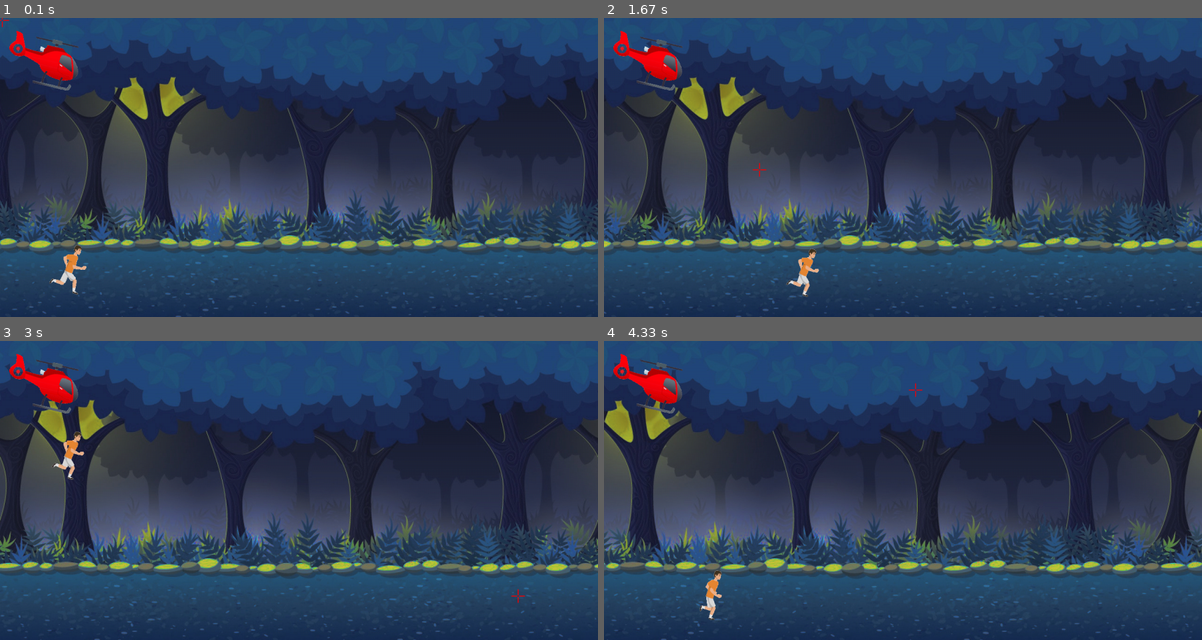
Above: before the commit, frames 1-4 (two rows, left to right).
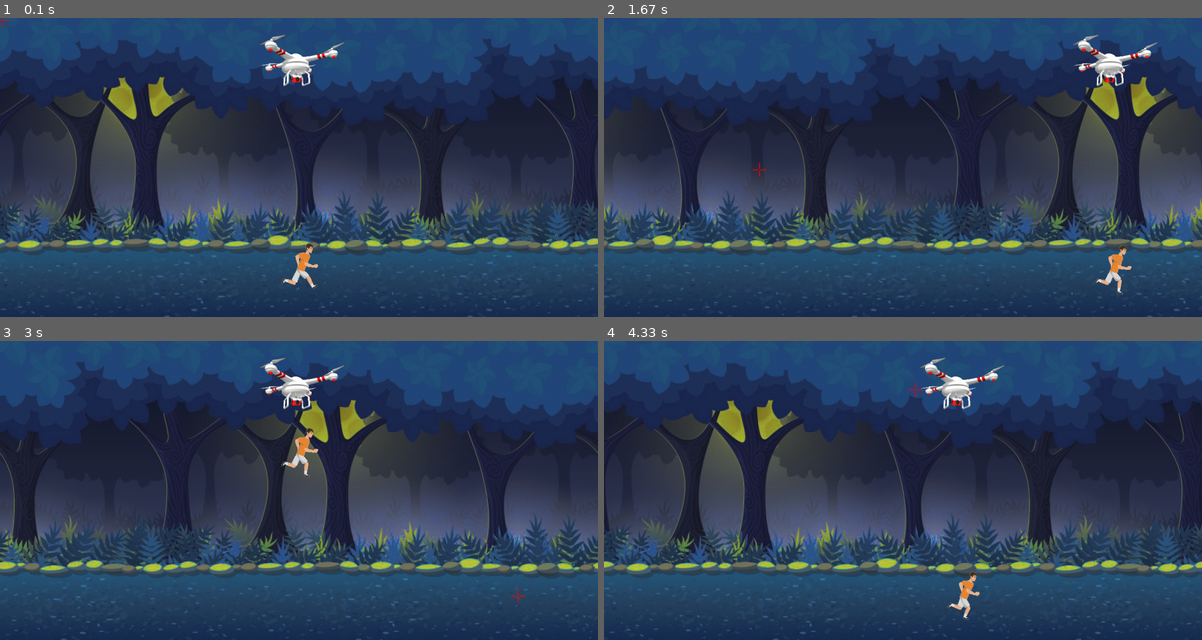
Above: after the commit, the same moments.

Repository: miro011/python-pygame-project
Game: pygame game, started from run.py
Two runs of this game, one before a commit and one after it. Both use one fixed random seed, a clock stepped at 60 frames per second and the inputs below.
Inputs (mouse positions are in pixels of both pictures, inside the frame that each line leads up to):
- Up to frame 1 (0.1 s): no input
- Up to frame 2 (1.67 s): hold Right 0.33-0.8 s; move the mouse to (879, 179) at 0.37 s; hold Up 0.83-1.13 s; move the mouse to (1094, 158) at 0.87 s; hold Right 1.17-1.63 s; move the mouse to (759, 170) at 1.2 s
- Up to frame 3 (3 s): hold Left 1.67-2.2 s; move the mouse to (113, 445) at 1.7 s; hold Left 2.23-2.63 s; move the mouse to (113, 559) at 2.27 s; hold Up from 2.67 s (still down); move the mouse to (520, 595) at 2.7 s
- Up to frame 4 (4.33 s): release Up at 3.03 s; hold Right 3.07-3.7 s; move the mouse to (974, 517) at 3.1 s; hold Left 3.73-4.2 s; move the mouse to (747, 379) at 3.77 s; hold Right from 4.23 s (still down); move the mouse to (914, 388) at 4.27 s

The runs differ from the first frame. In frame 1, 20% of the frame differs, in the area x 0-100%, y 4-100%; in frame 2, 34%; in frame 3, 35%; in frame 4, 29%.

Commit message:
drone + it follows player

Diff:
--- a/background.py
+++ b/background.py
@@ -19,7 +19,7 @@
             rect = pygame.Rect(xLeftCoord, 0, image.get_width(), image.get_height())
             self.rectsArr.append(rect)
 
-        self.speedX = -1
+        self.speedX = -5
         self.speedY = 0
 
     ######################################################################
--- a/helicopter.py
+++ b/drone.py
@@ -1,7 +1,7 @@
 import pygame
 import globals
 
-class Helicopter():
+class Drone():
 
     ######################################################################
     # CONSTRUCTOR
@@ -10,17 +10,21 @@
         self.screen = screen
         self.spritesDict = spritesDict
 
-        self.image = None
-        self.rect = None
+        self.nextImgNum = 0
+        self.image = pygame.image.load(f"./media/images/drone/{self.nextImgNum}.gif")
+        self.rect = self.image.get_rect()
 
-        self.nextImgNum = 0
-        self.set_image()
-
-        self.nextImageTimer = globals.RepeatTimer(0.04, self.set_image)
+        self.nextImageTimer = globals.RepeatTimer(0.07, self.set_image)
         self.nextImageTimer.start()
 
     ######################################################################
     # OPTIONAL
+
+    def update_location(self):
+        newRect = self.rect.copy()
+        newRect.center = (self.spritesDict["player"][0].rect.center[0], self.image.get_height()/2)
+        if newRect.collidelist(self.spritesDict["walls"]) == -1:
+            self.rect = newRect
 
     def blit(self):
         self.screen.blit(self.image, self.rect)
@@ -31,12 +35,9 @@
     def set_image(self):
         while True:
             try:
-                self.image = pygame.image.load(f"./media/images/helicopter/{self.nextImgNum}.gif")
+                self.image = pygame.image.load(f"./media/images/drone/{self.nextImgNum}.gif")
                 break
             except:
                 self.nextImgNum = 0
 
         self.nextImgNum += 1
-
-        self.rect = self.image.get_rect()
-        self.rect.move_ip(20, 20)
--- a/player.py
+++ b/player.py
@@ -10,29 +10,26 @@
         self.screen = screen
         self.spritesDict = spritesDict
 
+        self.dfYDistFromBottom = 40
+
+
+        self.image = pygame.image.load(f"./media/images/player/0.gif")
+        self.rect = self.image.get_rect()
+        self.rect.center = (globals.DISPLAY_WIDTH/2, globals.DISPLAY_HEIGHT - (self.image.get_height()/2) - self.dfYDistFromBottom)
+
         self.nextImgNum = 0
-        self.image = pygame.image.load(f"./media/images/player/{self.nextImgNum}.gif")
-        self.rect = self.image.get_rect()
-
-        self.dfLeftXCoord = 100 # where the player will spawn
-        self.dfTopYCoord = globals.DISPLAY_HEIGHT - self.image.get_height() - 40 # also used with jumping
-
-        self.rect.move_ip(self.dfLeftXCoord, self.dfTopYCoord)
-
-        self.set_image()
-
         self.nextImageTimerDfDelay = 0.05
         self.nextImageTimer = globals.RepeatTimer(self.nextImageTimerDfDelay, self.set_image)
         self.nextImageTimer.start()
 
-        self.speedX = 5
+        self.speedX = 8
         self.speedY = 15 # jump duration
 
         self.curSpeedX = 0
         self.curSpeedY = 0
 
         self.jumpInProg = False
-        self.jumpMaxHeight = self.spritesDict["helicopter"][0].rect.bottom
+        self.jumpMaxHeight = self.spritesDict["drone"][0].rect.bottom
 
 
     ######################################################################
@@ -79,7 +76,7 @@
     def manage_jump(self):
         if self.rect.top <= self.jumpMaxHeight: # jump has reached max height, time to go down
             self.curSpeedY = self.curSpeedY * -1
-        elif self.rect.top >= self.dfTopYCoord: # has landed
+        elif self.rect.bottom >= globals.DISPLAY_HEIGHT - self.dfYDistFromBottom: # has landed
             self.jumpInProg = False
             self.curSpeedY = 0
             self.nextImageTimer = globals.RepeatTimer(self.nextImageTimerDfDelay, self.set_image)
--- a/sprites.py
+++ b/sprites.py
@@ -7,7 +7,7 @@
 import player
 import enemy
 import pointer
-import helicopter
+import drone
 
 class Sprites():
 
@@ -35,8 +35,8 @@
         self.dict["background"] = []
         self.dict["background"].append(background.Background(self.screen))
 
-        self.dict["helicopter"] = []
-        self.dict["helicopter"].append(helicopter.Helicopter(self.screen, self.dict))
+        self.dict["drone"] = []
+        self.dict["drone"].append(drone.Drone(self.screen, self.dict))
 
         self.dict["player"] = []
         self.dict["player"].append(player.Player(self.screen, self.dict))
Binary file added: media/images/drone/0.gif
Binary file added: media/images/drone/1.gif
Binary file added: media/images/drone/10.gif
Binary file added: media/images/drone/11.gif
Binary file added: media/images/drone/12.gif
Binary file added: media/images/drone/13.gif
Binary file added: media/images/drone/14.gif
Binary file added: media/images/drone/15.gif
Binary file added: media/images/drone/16.gif
Binary file added: media/images/drone/17.gif
Binary file added: media/images/drone/18.gif
Binary file added: media/images/drone/19.gif
(and 43 more such lines)
